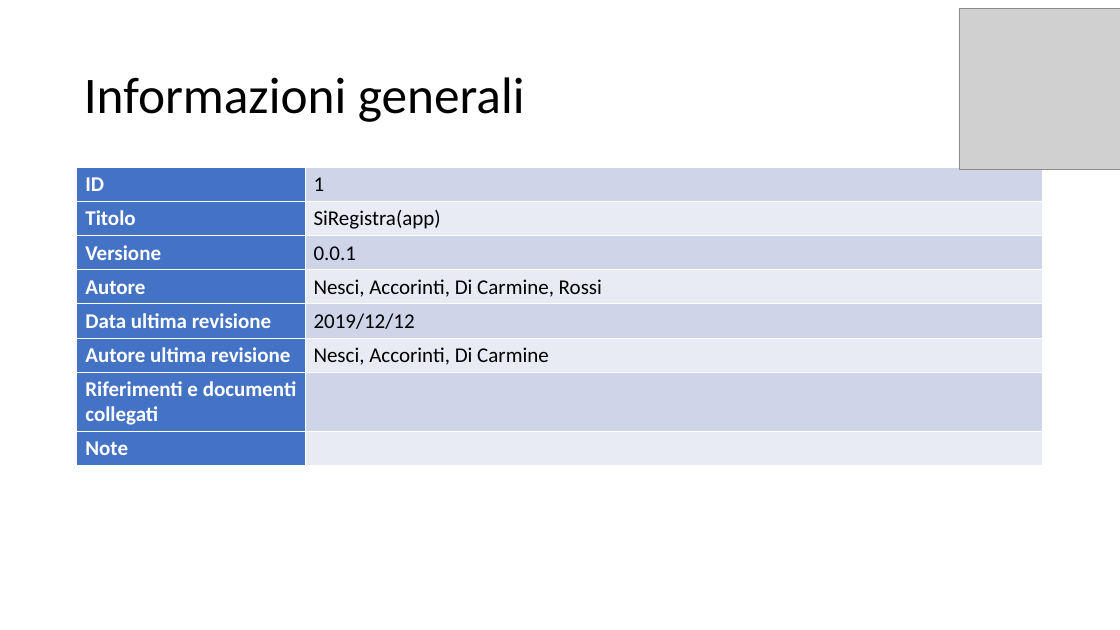
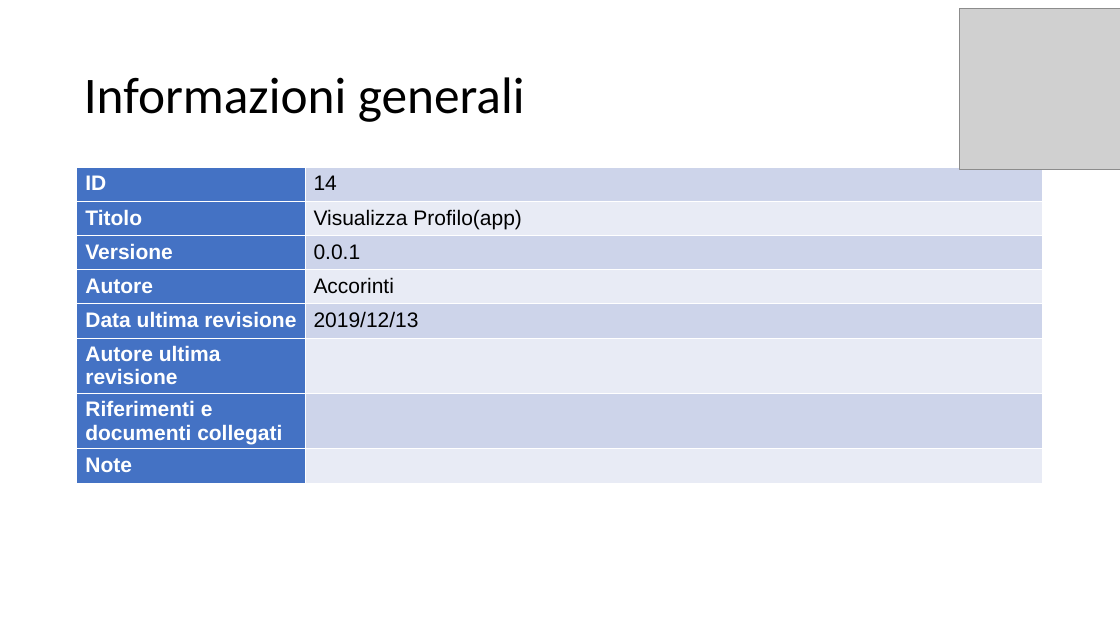
Before and after one commit to itsar19-20/pet, a slide deck: slide 2 of docs/useCaseTemplate/UseCase 14_VisualizzaProfilo_Proprietrio.pptx. Drawn at 1120x630 pixels with LibreOffice and Linux fonts; fonts in the diff are those of the drawing; grey boxes stand for pictures. Boxes give left, top, right and bottom in pixels: in the first picture for what was removed or moved away, otherwise in the second. Text is boxed around its words. In the diff, an @@ line names an element or a change of style, - is before the commit and + after.

```diff
--- a/docs/useCaseTemplate/UseCase 14_VisualizzaProfilo_Proprietrio.pptx
+++ b/docs/useCaseTemplate/UseCase 14_VisualizzaProfilo_Proprietrio.pptx
@@ table at bbox=[77, 168, 1044, 476] @@
-row 1, column 2: 1
+row 1, column 2: 14
-row 2, column 2: SiRegistra(app)
+row 2, column 2: Visualizza Profilo(app)
-row 4, column 2: Nesci, Accorinti, Di Carmine, Rossi
+row 4, column 2: Accorinti
-row 5, column 2: 2019/12/12
+row 5, column 2: 2019/12/13
-row 6, column 2: Nesci, Accorinti, Di Carmine
+row 6, column 2: 
@@ fill #CFD5EA to #CDD4EA in 4 cells @@
@@ fill #E9EBF5 to #E8EBF5 in 4 cells @@
@@ font Calibri to Arial in "ID", "Titolo", "Versione", "0.0.1" and 5 more places @@
```
Also in this commit, not shown: 3 other slides changed, 8 other files.
